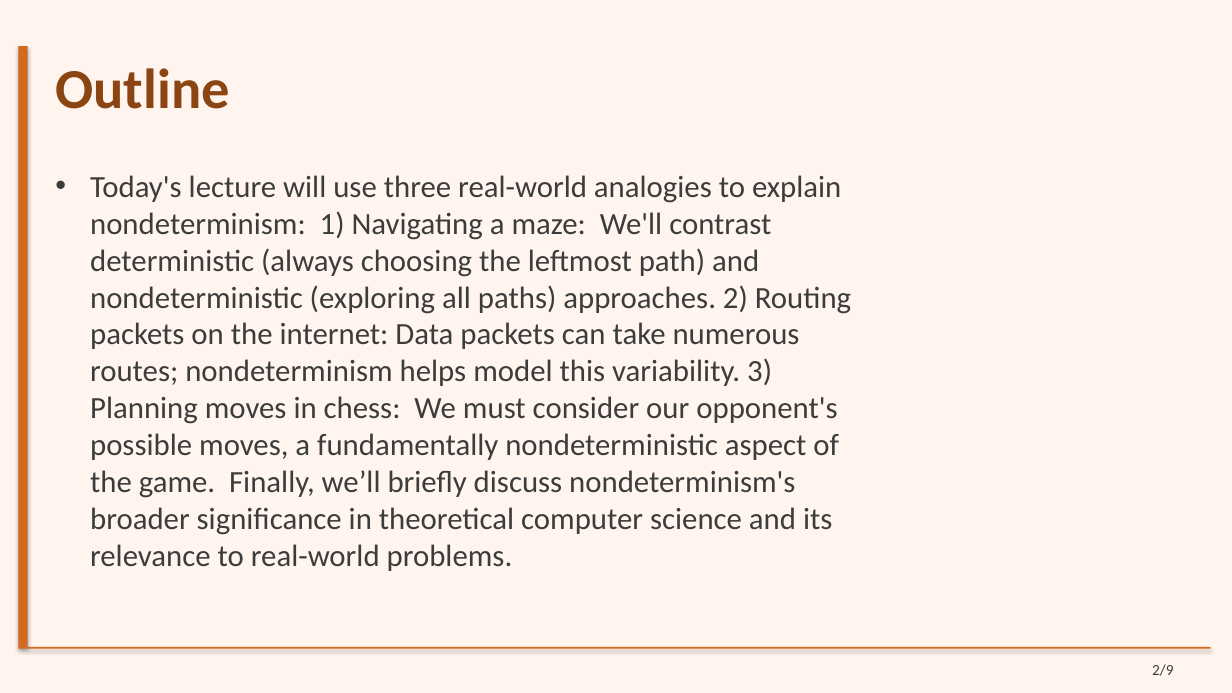
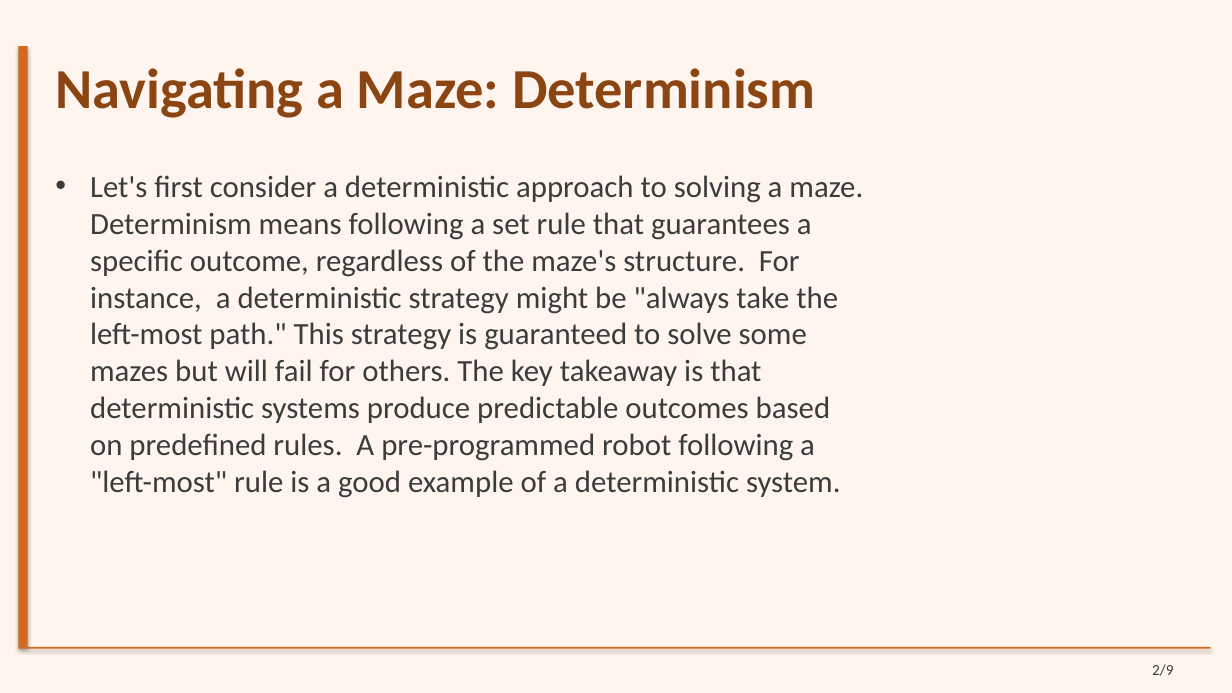
Before and after one commit to sanskarsri26/pdf-to-lecture, a slide deck: slide 2 of Styled_Slides.pptx. Drawn at 1232x693 pixels with LibreOffice and Linux fonts; fonts in the diff are those of the drawing. Boxes give left, top, right and bottom in pixels: in the first picture for what was removed or moved away, otherwise in the second. Text is boxed around its words. In the diff, an @@ line names an element or a change of style, - is before the commit and + after.

```diff
--- a/Styled_Slides.pptx
+++ b/Styled_Slides.pptx
@@ title at <box>55,68,815,118</box>: text changed @@
-Outline
+Navigating a Maze: Determinism
@@ text at <box>90,175,863,498</box>: text changed @@
-• Today's lecture will use three real-world analogies to explain nondeterminism: 1) Navigating a maze: We'll contrast deterministic (always choosing the leftmost path) and nondeterministic (exploring all paths) approaches. 2) Routing packets on the internet: Data packets can take numerous routes; nondeterminism helps model this variability. 3) Planning moves in chess: We must consider our opponent's possible moves, a fundamentally nondeterministic aspect of the game. Finally, we’ll briefly discuss nondeterminism's broader significance in theoretical computer science and its relevance to real-world problems.
+• Let's first consider a deterministic approach to solving a maze. Determinism means following a set rule that guarantees a specific outcome, regardless of the maze's structure. For instance, a deterministic strategy might be "always take the left-most path." This strategy is guaranteed to solve some mazes but will fail for others. The key takeaway is that deterministic systems produce predictable outcomes based on predefined rules. A pre-programmed robot following a "left-most" rule is a good example of a deterministic system.
```
Also in this commit, not shown: 7 other slides changed, 1 slide added, 1 slide removed, 21 other files.
